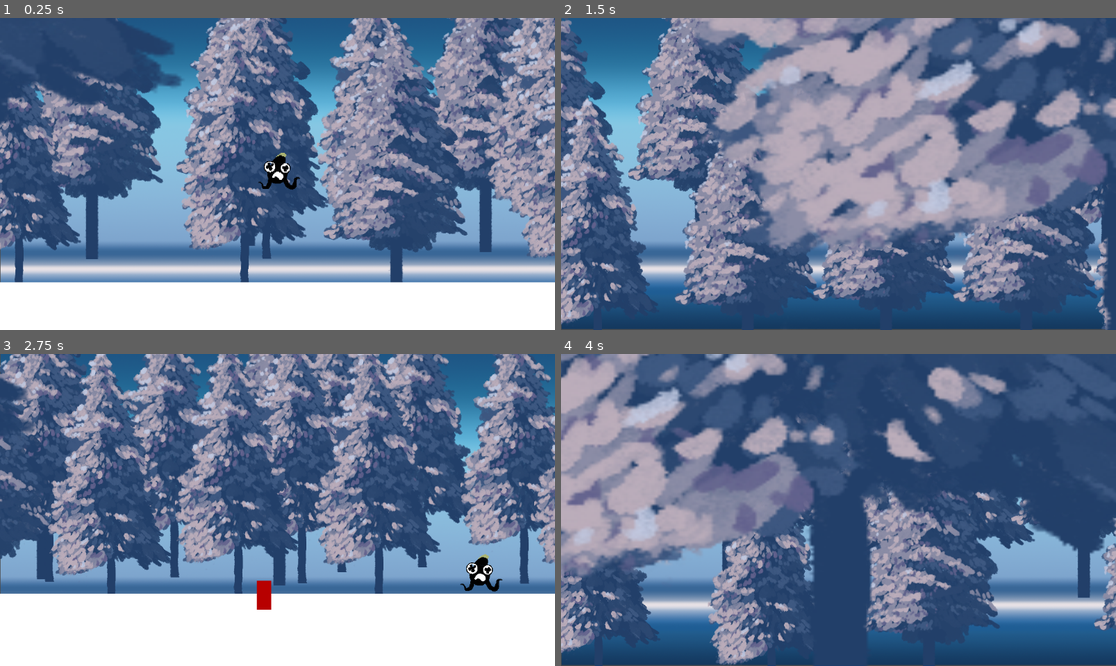
Above: before the commit, frames 1-4 (two rows, left to right).
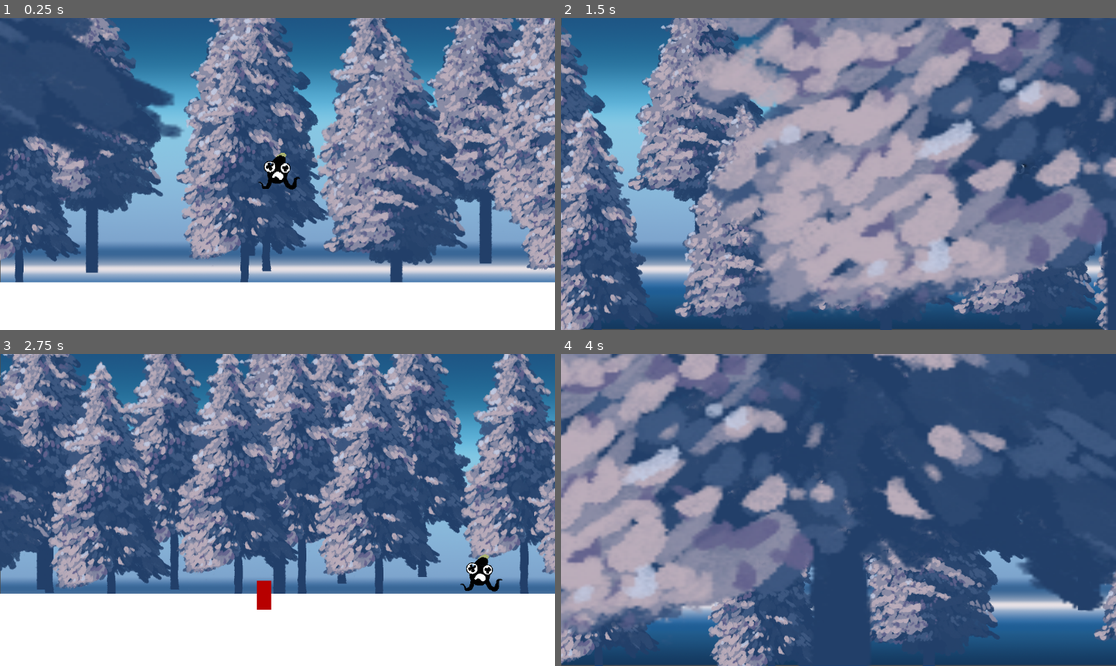
Above: after the commit, the same moments.

Repository: ThePressedGames/Hell-o-Borus
Game: Godot game, scene res://Scenes/PrototypeScenes/ProceduralGeneration/procedural_generation_test.tscn
Same seed, same stepped clock (60 frames per second), same inputs: the game is played once before the commit and once after it.
Inputs:
- Up to frame 1 (0.25 s): no input
- Up to frame 2 (1.5 s): hold Right (move-right) from 0.53 s (still down); tap Space (jump) at 0.77 s
- Up to frame 3 (2.75 s): tap Space (jump) at 1.52 s; release Right (move-right) at 2.03 s; hold Left (move-left) from 2.03 s (still down)
- Up to frame 4 (4 s): release Left (move-left) at 2.78 s; hold Right (move-right) from 2.78 s (still down); tap Space (jump) at 3.02, 3.77 s

The runs differ from the first frame. In frame 1, 35% of the frame differs, in the area x 0-100%, y 0-85%; in frame 2, 56%, in the area x 0-100%, y 0-100%; in frame 3, 36%; in frame 4, 45%.

Commit message:
Background elements get destroyed when they exit the screen

Diff:
--- a/Scenes/PrototypeScenes/ProceduralGeneration/background_element.gd
+++ b/Scenes/PrototypeScenes/ProceduralGeneration/background_element.gd
@@ -1,4 +1,4 @@
-# @tool
+@tool
 extends Sprite2D
 
 
@@ -15,8 +15,12 @@
 
 func update_position(x_offset: float, y_offset: float):
 	position.x = x_offset
-	position.y = y_offset + randf_range(-20, +20)
+	global_position.y = y_offset + randf_range(0, 50)
 
 
 func calculate_next_offset(current_offset: float, min_spacing: int, max_spacing: int):
 	return current_offset + randi() % (max_spacing - min_spacing) + min_spacing
+
+
+func _on_visible_on_screen_notifier_2d_screen_exited():
+	queue_free()
--- a/Scenes/PrototypeScenes/ProceduralGeneration/background_element.tscn
+++ b/Scenes/PrototypeScenes/ProceduralGeneration/background_element.tscn
@@ -5,5 +5,12 @@
 [ext_resource type="Texture2D" uid="uid://bos6b1dkn68ap" path="res://Art/Procedurally generated painting/240124_tree02.png" id="3_42irc"]
 
 [node name="Sprite2D" type="Sprite2D"]
+texture = ExtResource("1_6bkxk")
 script = ExtResource("1_pphdj")
 sprites = Array[Texture2D]([ExtResource("1_6bkxk"), ExtResource("3_42irc")])
+
+[node name="VisibleOnScreenNotifier2D" type="VisibleOnScreenNotifier2D" parent="."]
+position = Vector2(1.5, 4.49997)
+scale = Vector2(15.45, 30.85)
+
+[connection signal="screen_exited" from="VisibleOnScreenNotifier2D" to="." method="_on_visible_on_screen_notifier_2d_screen_exited"]
